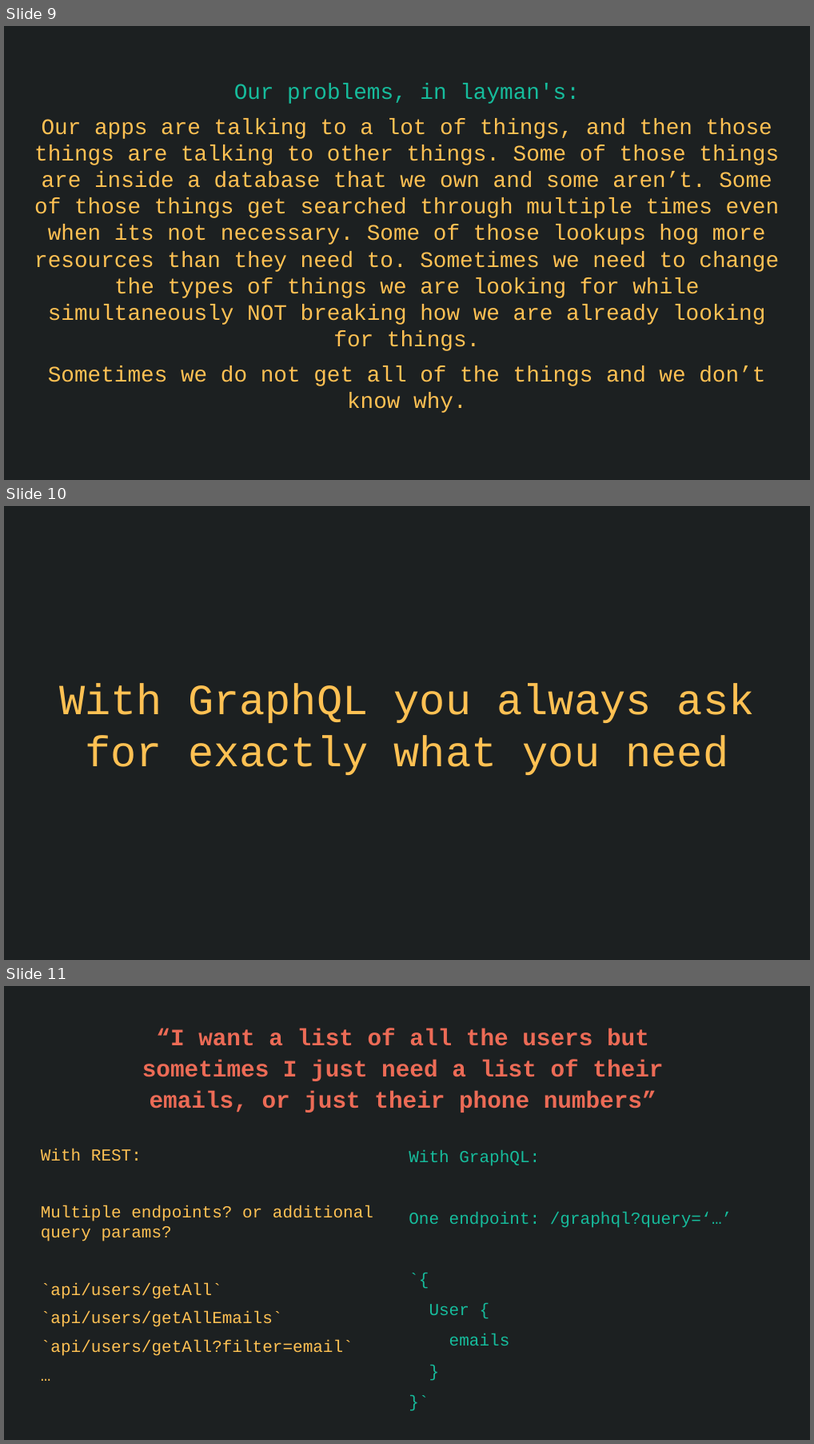
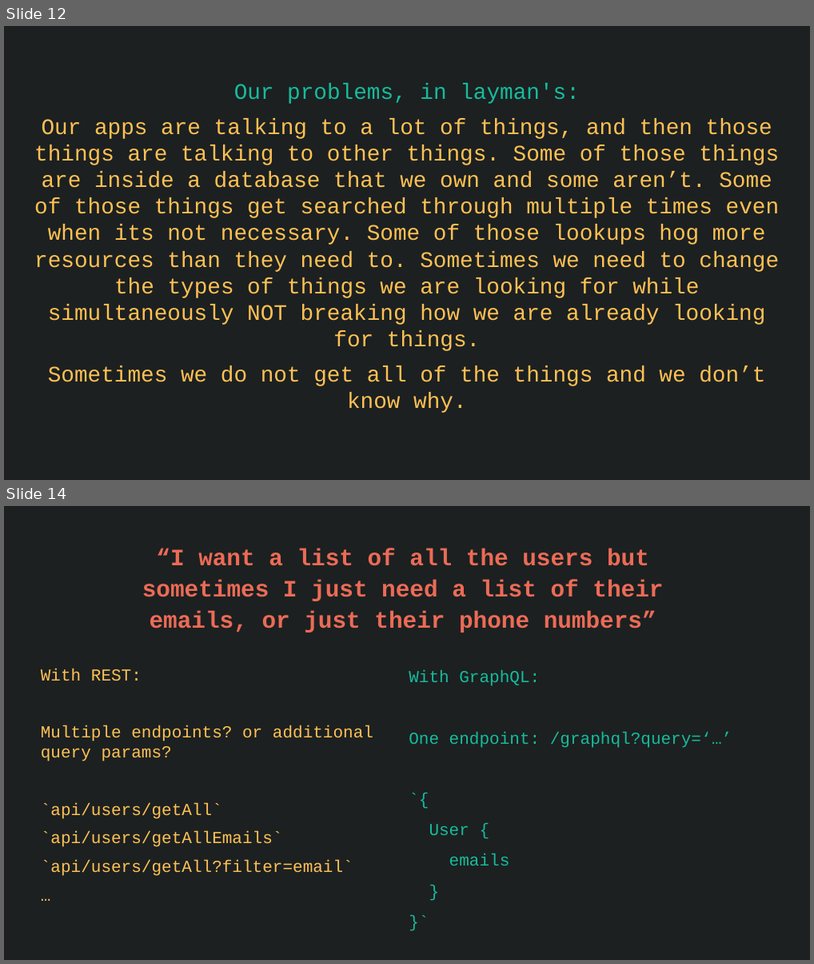
Before and after one commit to nafeu-pelmorex/pa-graphql-lnl, a slide deck: GraphQL-LNL.pptx. Shown one above the other, each under a label of ours: slides 9, 10 and 11 before the commit, slides 12 and 14 after it; the slides between them are not shown. The pictures are 814x1444 and 814x964 pixels, drawn with LibreOffice and Linux fonts; fonts in the diff are those of the drawing. Boxes give left, top, right and bottom in pixels: in the first picture for what was removed or moved away, otherwise in the second. Text is boxed around its words. In the diff, an @@ line names an element or a change of style, - is before the commit and + after.

```diff
--- a/GraphQL-LNL.pptx
+++ b/GraphQL-LNL.pptx
@@ slide 10 removed at (4, 506, 810, 960), background #1C2021 @@
@@ subtitle removed at (59, 684, 755, 775) @@
-With GraphQL you always ask for exactly what you need
@@ what was slide 9 is now slide 12 @@
@@ what was slide 11 is now slide 14 @@
```
Also in this commit, not shown: 3 slides changed, 7 slides added, 1 other slide removed, 1 other file.
